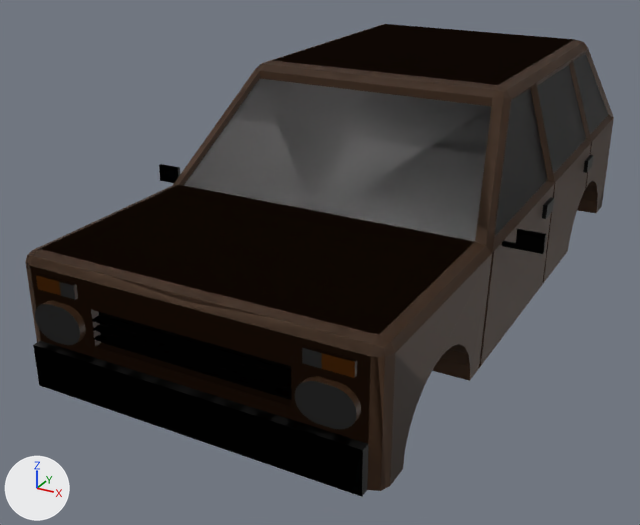
An edit to the Blender file assets/car_offroad.blend, drawn before and after from the same camera.
Before and after are seen from a camera (50 mm lens) standing at (1.93, -4.06, 2.15) and looking at (-0.21, -0.18, 0.21). Every picture has the same lights, and +X, +Y and +Z are marked at lower left.
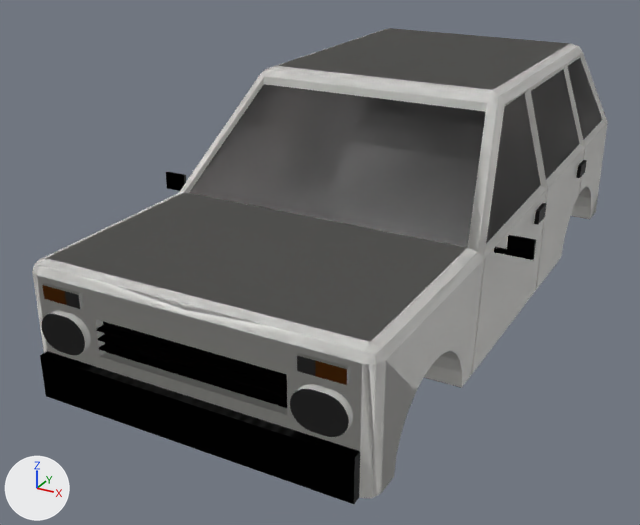
Changed parts and their boxes [x1, y1, x2, y2] in the pictures (640 x 525 px):
'Cube', recoloured, moved, rescaled: before [25, 24, 614, 497]; after [32, 28, 608, 504]

Diff of the bpy script that builds the scene:
```diff
--- a/assets/car_offroad.blend.py
+++ b/assets/car_offroad.blend.py
@@ mat_body @@
 mat_body = principled_material('Body')
-mat_body.base_color = (0.0771, 0.0352, 0.0144)  # brown #4e3520
+mat_body.base_color = (1.0, 0.989, 0.957)  # white #fffefa
@@ me_cube_001 @@
 me_cube_001.from_pydata(...)  # 590 vertices, 363 faces; spans x 0.0..0.84, y -1.38..1.62, z 0.3..1.4
 # used by ob_cube; location = (0.0, 0.0, -0.252); scale = (1.25, 1.22, 1.05)
+# me_cube_001 part 1: the whole mesh is moved by (0.0, 0.0, -0.28)
 me_cube_001.materials.append(mat_body)
@@ ob_cube @@
 ob_cube = bpy.data.objects.new('Cube', me_cube_001)
-ob_cube.location = (0.0, 0.0, -0.252)
-ob_cube.scale = (1.25, 1.22, 1.05)
+ob_cube.location = (0.0, 0.0, 0.0)
+ob_cube.scale = (1.2, 1.22, 1.07)
 _m = ob_cube.modifiers.new('Mirror', 'MIRROR')
```
